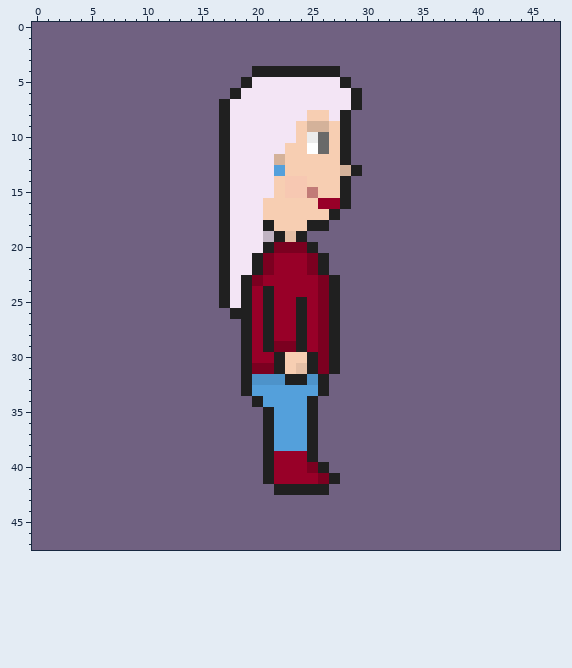
Pixel-art file: assets/sprites/characters/complete/keia/iddle/keia00_iddle_r.ase. Above: the version before the commit.
48x48 pixels, 1 frame. Colours within 5 levels of each other are drawn and written as one.
After:
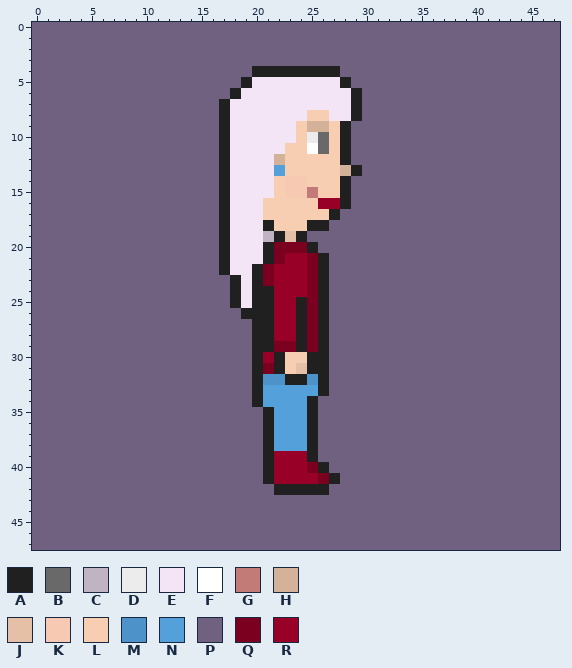
Palette (. is transparent): A #202020  B #696969  C #c0b3c2  D #ececec  E #f3e5f5  F #ffffff  G #c27b77  H #d4b29a  J #e5bfa6  K #f7c8b2  L #f7ceb2  M #4d93ca  N #54a0db  P #706181  Q #7b0020  R #980028
What changed:
y 8: x 28..29 AP -> EA
y 21: x 20..22 AQR -> EAQ
y 23: x 17..21 AEAQR -> PAEAQ; x 25..27 RQA -> QAP
y 24..25: x 17..20 AEAR -> PAEA; x 25..27 RQA -> QAP
y 26: x 18 A -> P; x 20 R -> A; x 25..27 RQA -> QAP
y 27..29: x 19..20 AR -> PA; x 25..27 RQA -> QAP
y 30: x 19..20 AR -> PA; x 26..27 QA -> AP
y 31: x 19..20 AQ -> PA; x 26..27 QA -> AP
y 32: x 19..20 AM -> PA
y 33: x 19..20 AN -> PA
